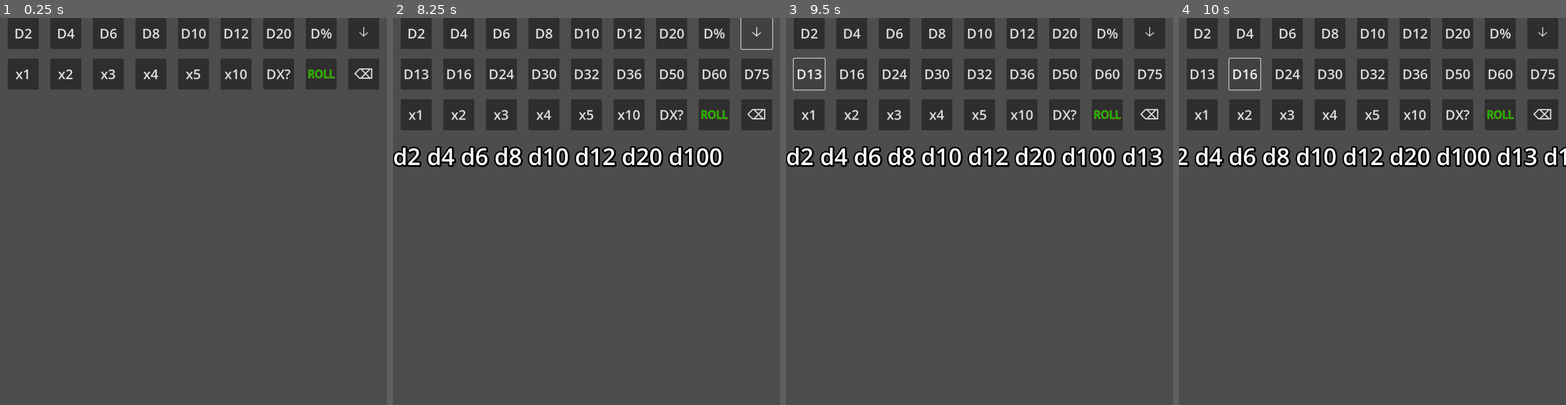
Above: before the commit, frames 1-4 (left to right).
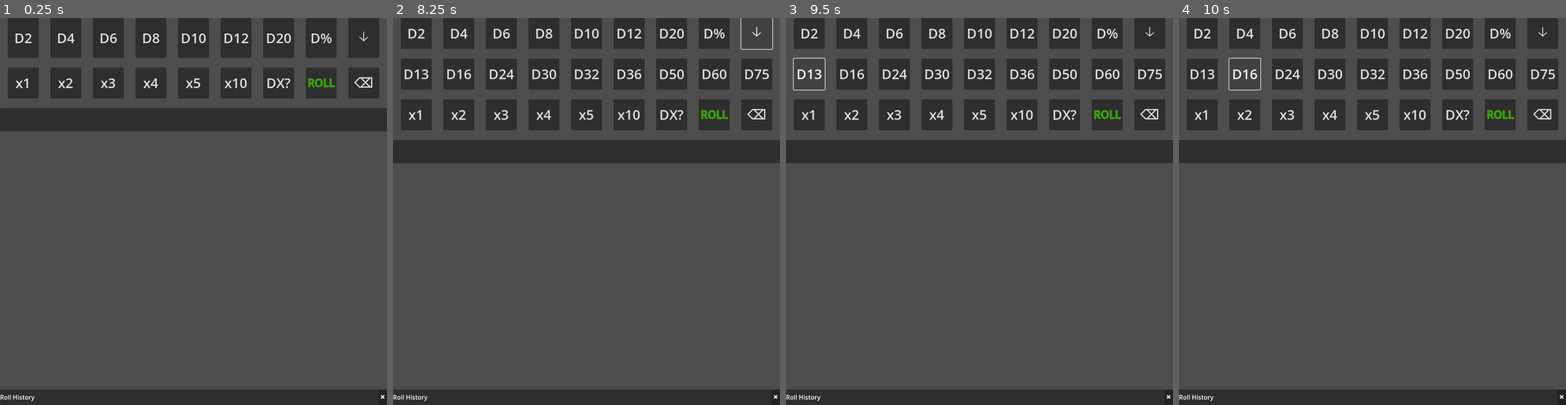
Above: after the commit, the same moments.

Repository: FromAriel/Experiments
Game: Godot game, scene res://main.tscn
Same seed, same stepped clock (60 frames per second), same inputs: the game is played once before the commit and once after it.
Inputs (mouse positions are in pixels of both pictures, inside the frame that each line leads up to):
- Up to frame 1 (0.25 s): no input
- Up to frame 2 (8.25 s): click "ROLL" at 0.5 s; click (776, 397) at 1.25 s, where only the run after the commit has a clickable "✖"; click "D2" at 2 s; click "D4" at 2.75 s; click "D6" at 3.5 s; click "D8" at 4.25 s; click "D10" at 5 s; click "D12" at 5.75 s; click "D20" at 6.5 s; click "D%" at 7.25 s; click "🡣" at 8 s
- Up to frame 3 (9.5 s): click "D13" at 8.75 s
- Up to frame 4 (10 s): click "D16" at 9.5 s

The runs differ from the first frame. In frame 1, 17% of the frame differs, in the area x 0-100%, y 2-100%; in frame 2, 10%; in frame 3, 10%; in frame 4, 10%.
Error after the commit: Invalid call. Nonexistent function 'queue_free_children' in base 'HBoxContainer'. (res://scripts/quick_roll_bar.gd:126)

Commit message:
style(livedie): improve spinner layout

Diff:
--- a/LIVEdie/main.tscn
+++ b/LIVEdie/main.tscn
@@ -1,8 +1,12 @@
-[gd_scene load_steps=2 format=3 uid="uid://60wyaydkyepa"]
+
+[gd_scene load_steps=4 format=3 uid="uid://60wyaydkyepa"]
 
 [ext_resource type="PackedScene" uid="uid://qrollbar01" path="res://scenes/quick_roll_bar.tscn" id="1"]
+[ext_resource type="PackedScene" path="res://scenes/roll_history_panel.tscn" id="2"]
+[ext_resource type="Script" path="res://scripts/main.gd" id="3"]
 
 [node name="Main" type="Control"]
+script = ExtResource("3")
 custom_minimum_size = Vector2(200, 200)
 layout_mode = 3
 anchors_preset = 15
@@ -17,3 +21,14 @@
 custom_minimum_size = Vector2(1080, 125)
 layout_mode = 1
 offset_bottom = -1778.0
+
+[node name="RollHistoryPanel" parent="." instance=ExtResource("2")]
+
+[node name="HistoryButton" type="Button" parent="."]
+anchor_left = 0.0
+anchor_right = 0.0
+anchor_bottom = 1.0
+anchor_top = 1.0
+offset_bottom = -50.0
+offset_left = 10.0
+text = "📜"
--- a/LIVEdie/scenes/dial_spinner.tscn
+++ b/LIVEdie/scenes/dial_spinner.tscn
@@ -36,3 +36,11 @@
 
 [node name="InputPanel" type="PopupPanel" parent="DialArea"]
 visible = true
+anchors_preset = 15
+anchor_right = 1.0
+anchor_bottom = 1.0
+offset_left = 80.0
+offset_top = 80.0
+offset_right = -80.0
+offset_bottom = -80.0
+theme_override_styles/panel = null
--- a/LIVEdie/scenes/quick_roll_bar.tscn
+++ b/LIVEdie/scenes/quick_roll_bar.tscn
@@ -202,12 +202,18 @@
 theme_override_font_sizes/font_size = 35
 text = "⌫"
 
-[node name="QueueLabel" type="Label" parent="QuickRollBar"]
-layout_mode = 2
-theme_override_colors/font_shadow_color = Color(0, 0, 0, 1)
-theme_override_constants/outline_size = 15
-theme_override_constants/shadow_outline_size = 15
-theme_override_font_sizes/font_size = 60
+[node name="QueueRow" type="PanelContainer" parent="QuickRollBar"]
+custom_minimum_size = Vector2(0, 60)
+size_flags_horizontal = 3
+
+[node name="HScrollContainer" type="ScrollContainer" parent="QuickRollBar/QueueRow"]
+size_flags_horizontal = 3
+size_flags_vertical = 3
+
+[node name="DiceChips" type="HBoxContainer" parent="QuickRollBar/QueueRow/HScrollContainer"]
+size_flags_horizontal = 3
+theme_override_constants/separation = 4
+
 
 [node name="PreviewDialog" type="AcceptDialog" parent="QuickRollBar"]
 
--- /dev/null
+++ b/LIVEdie/scenes/roll_history_panel.tscn
@@ -0,0 +1,36 @@
+[gd_scene load_steps=2 format=3 uid="uid://rollhist01"]
+
+[ext_resource type="Script" path="res://scripts/roll_history_panel.gd" id="1"]
+
+[node name="RollHistoryPanel" type="PanelContainer"]
+anchors_preset = 15
+anchor_left = 0.0
+anchor_right = 1.0
+anchor_top = 1.0
+anchor_bottom = 1.0
+offset_top = -40.0
+script = ExtResource("1")
+
+[node name="HeaderBar" type="HBoxContainer" parent="."]
+custom_minimum_size = Vector2(0, 40)
+anchor_right = 1.0
+
+[node name="Title" type="Label" parent="HeaderBar"]
+text = "Roll History"
+
+[node name="Spacer" type="Control" parent="HeaderBar"]
+size_flags_horizontal = 3
+
+[node name="CloseButton" type="Button" parent="HeaderBar"]
+text = "✖"
+
+[node name="ScrollContainer" type="ScrollContainer" parent="."]
+anchor_left = 0.0
+anchor_right = 1.0
+anchor_top = 0.0
+anchor_bottom = 1.0
+offset_top = 40.0
+size_flags_vertical = 3
+
+[node name="VBox" type="VBoxContainer" parent="ScrollContainer"]
+size_flags_horizontal = 3
--- a/LIVEdie/scripts/dial_spinner.gd
+++ b/LIVEdie/scripts/dial_spinner.gd
@@ -43,6 +43,7 @@
     var order := ["7", "8", "9", "4", "5", "6", "1", "2", "3", "DEL", "0", "OK"]
     for key in order:
         var btn := Button.new()
+        btn.custom_minimum_size = Vector2(80, 80)
         if key == "DEL":
             btn.text = "<x"
         else:
@@ -134,7 +135,7 @@
     tw.tween_property(_label, "scale", Vector2.ONE, 0.2).set_delay(0.1)
 
 
-func open_dial(size: Vector2i = Vector2i()) -> void:
+func open_dial(size: Vector2i = Vector2i(400, 400)) -> void:
     _update_label()
     _input_panel.hide()
     _flash = false
--- /dev/null
+++ b/LIVEdie/scripts/main.gd
@@ -0,0 +1,20 @@
+###############################################################
+# LIVEdie/scripts/main.gd
+# Key Classes      • Main – root controller
+# Key Functions    • _on_history_button_pressed() – toggle history drawer
+# Critical Consts  • none
+# Dependencies     • RollHistoryPanel
+# Last Major Rev   • 24-06-XX – add history support
+###############################################################
+class_name Main
+extends Control
+
+@onready var _history: RollHistoryPanel = $RollHistoryPanel
+
+
+func _ready() -> void:
+    $HistoryButton.pressed.connect(_on_history_button_pressed)
+
+
+func _on_history_button_pressed() -> void:
+    _history.toggle()
--- a/LIVEdie/scripts/quick_roll_bar.gd
+++ b/LIVEdie/scripts/quick_roll_bar.gd
@@ -29,6 +29,7 @@
 var qrb_long_press_type: String = ""
 var qrb_long_press_param: int = 0
 var qrb_long_press_triggered: bool = false
+@onready var qrb_chip_box: HBoxContainer = $QueueRow/HScrollContainer/DiceChips
 
 
 func _ready() -> void:
@@ -118,17 +119,17 @@
     else:
         qrb_queue[-1]["count"] += qty
     qrb_last_faces = faces
-    _update_queue_label()
-
-
-func _update_queue_label() -> void:
-    var parts: Array = []
-    for entry in qrb_queue:
-        var part := "d" + str(entry["faces"])
-        if entry["count"] > 1:
-            part += _superscript(entry["count"])
-        parts.append(part)
-    $QueueLabel.text = " ".join(parts)
+    _update_queue_display()
+
+
+func _update_queue_display() -> void:
+    qrb_chip_box.queue_free_children()
+    for entry in qrb_queue:
+        var chip := Label.new()
+        chip.text = "D%d × %d" % [entry["faces"], entry["count"]]
+        chip.custom_minimum_size = Vector2(80, 40)
+        chip.add_theme_font_size_override("font_size", 24)
+        qrb_chip_box.add_child(chip)
 
 
 func _superscript(val: int) -> String:
@@ -175,7 +176,7 @@
     qrb_prev_queue = qrb_queue.duplicate(true)
     for entry in qrb_queue:
         entry["count"] *= mult
-    _update_queue_label()
+    _update_queue_display()
 
 
 func _show_spinner(faces: int) -> void:
@@ -196,6 +197,9 @@
     var expr := _build_expression()
     var res := parser.evaluate(expr)
     print("Rolled: %s -> %s" % [expr, res])
+    var history := get_tree().get_root().get_node("Main/RollHistoryPanel")
+    if history:
+        history.add_entry("%s → %s" % [expr, res["total"]])
     qrb_queue.clear()
     qrb_last_faces = 0
-    _update_queue_label()
+    _update_queue_display()
--- /dev/null
+++ b/LIVEdie/scripts/roll_history_panel.gd
@@ -0,0 +1,56 @@
+###############################################################
+# LIVEdie/scripts/roll_history_panel.gd
+# Key Classes      • RollHistoryPanel – slide-up log of dice rolls
+# Key Functions    • add_entry() – append roll text
+#                   toggle() – expand or collapse panel
+# Critical Consts  • none
+# Dependencies     • none
+# Last Major Rev   • 24-06-XX – initial version
+###############################################################
+class_name RollHistoryPanel
+extends PanelContainer
+
+@export var rhp_collapsed_height: int = 40
+@export var rhp_expanded_height: int = 320
+
+var rhp_open: bool = false
+
+@onready var _list: VBoxContainer = $ScrollContainer/VBox
+@onready var _close_btn: Button = $HeaderBar/CloseButton
+
+
+func _ready() -> void:
+    _close_btn.pressed.connect(toggle)
+    collapse()
+
+
+func toggle() -> void:
+    if rhp_open:
+        collapse()
+    else:
+        expand()
+
+
+func expand() -> void:
+    rhp_open = true
+    anchor_bottom = 1.0
+    anchor_top = 1.0
+    offset_top = -rhp_expanded_height
+    offset_bottom = 0
+
+
+func collapse() -> void:
+    rhp_open = false
+    anchor_bottom = 1.0
+    anchor_top = 1.0
+    offset_top = -rhp_collapsed_height
+    offset_bottom = 0
+
+
+func add_entry(text: String) -> void:
+    var row := HBoxContainer.new()
+    var label := Label.new()
+    label.text = text
+    label.size_flags_horizontal = Control.SIZE_EXPAND_FILL
+    row.add_child(label)
+    _list.add_child(row)
